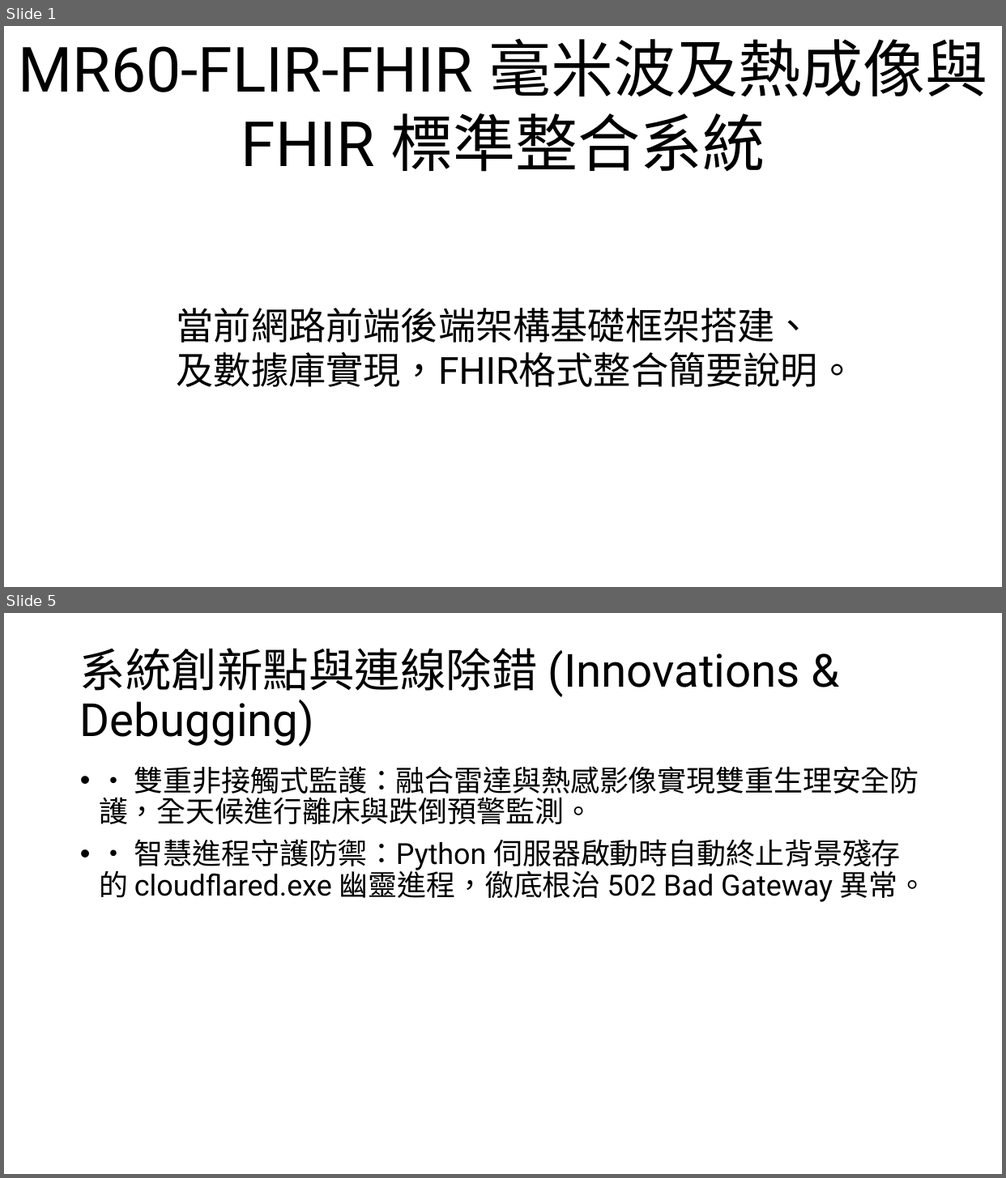
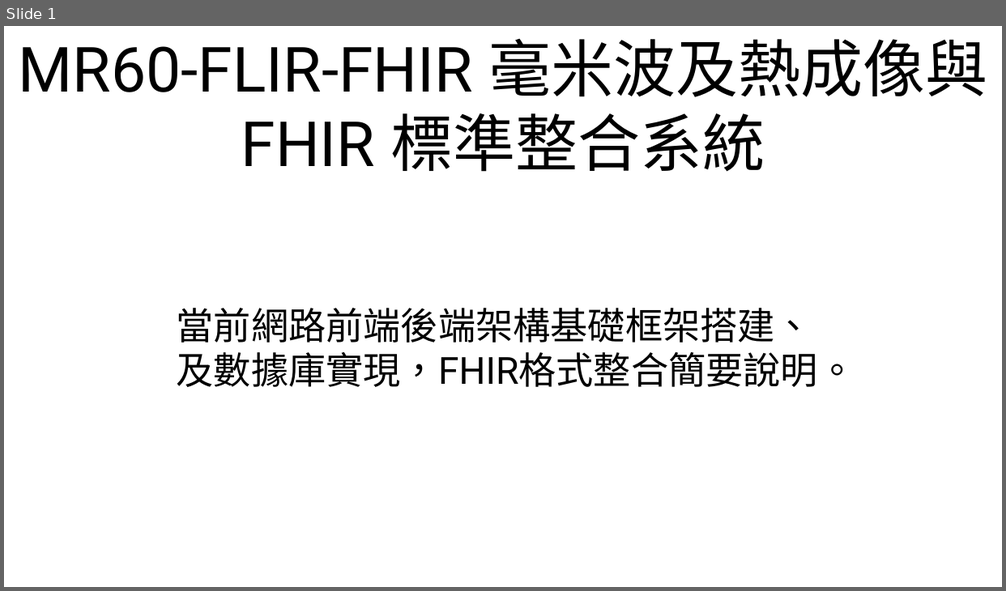
Before and after one commit to Typelin/MR60-FLIR-FHIR-system, a slide deck: _7_13.pptx. Shown one above the other, each under a label of ours: slides 1 and 5 before the commit, slide 1 after it; the slides between them are not shown. The pictures are 1006x1178 and 1006x591 pixels, drawn with LibreOffice and Linux fonts; fonts in the diff are those of the drawing. Boxes give left, top, right and bottom in pixels: in the first picture for what was removed or moved away, otherwise in the second. Text is boxed around its words. In the diff, an @@ line names an element or a change of style, - is before the commit and + after.

```diff
--- a/_7_13.pptx
+++ b/_7_13.pptx
@@ slide 5 removed at [4, 613, 1002, 1174], background #FFFFFF @@
@@ title removed at [80, 648, 800, 747] @@
-系統創新點與連線除錯 (Innovations & Debugging)
@@ text removed at [99, 766, 927, 902] @@
-• • 雙重非接觸式監護：融合雷達與熱感影像實現雙重生理安全防護，全天候進行離床與跌倒預警監測。
-• • 智慧進程守護防禦：Python 伺服器啟動時自動終止背景殘存的 cloudflared.exe 幽靈進程，徹底根治 502 Bad Gateway 異常。
```
Also in this commit, not shown: 2 slides changed, 2 slides added, 1 other slide removed.
